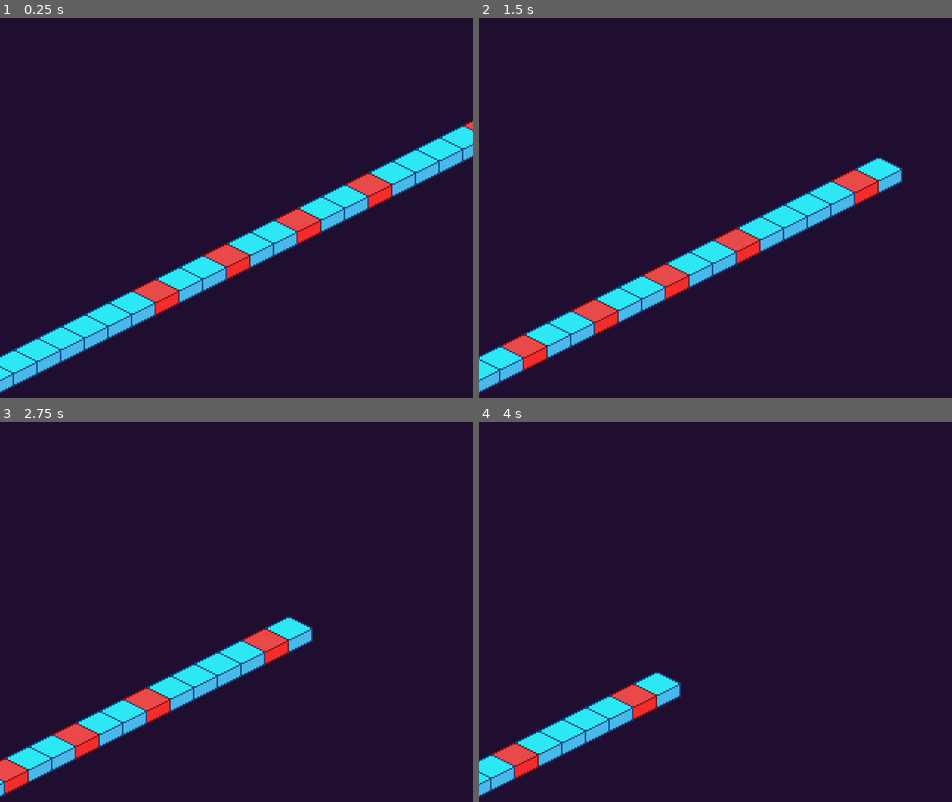
Above: before the commit, frames 1-4 (two rows, left to right).
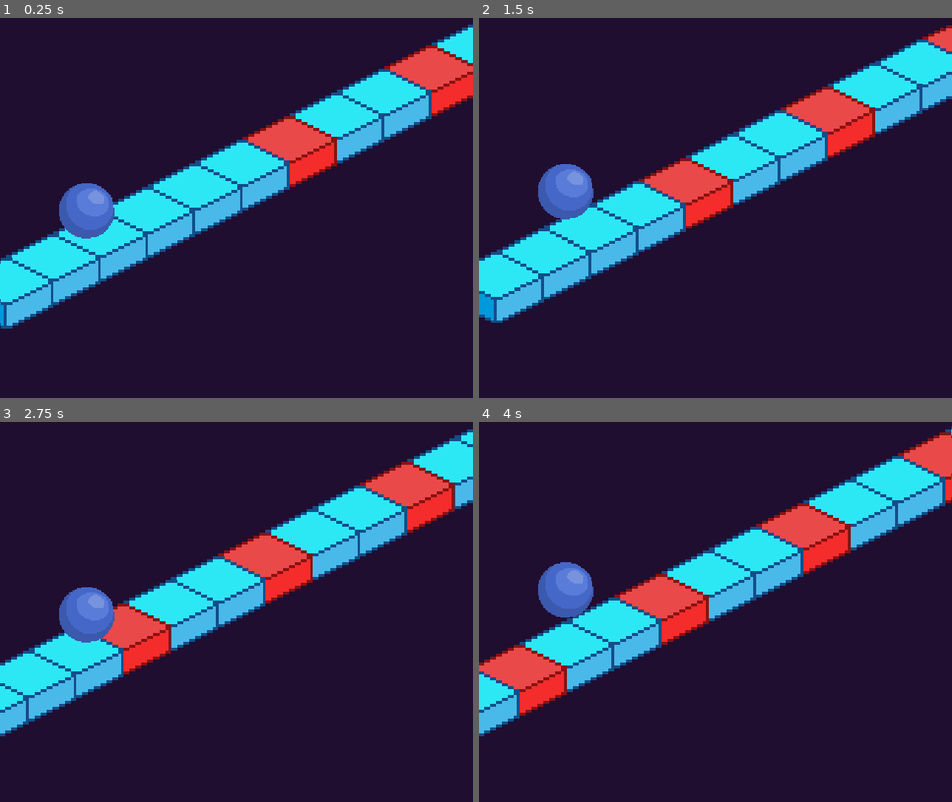
Above: after the commit, the same moments.

Repository: ofknee/tap-tap-tap
Game: Godot game, scene res://scenes/important/game.tscn
The game is run twice, just before and just after one commit, with the same random seed, the same clock (stepped at 60 frames per second) and the same inputs.
Inputs:
- Up to frame 1 (0.25 s): no input
- Up to frame 2 (1.5 s): tap Enter (ui_accept) at 0.5, 0.77 s; hold Right (ui_right) from 0.53 s (still down)
- Up to frame 3 (2.75 s): tap Enter (ui_accept) at 1.52 s; release Right (ui_right) at 2.03 s; hold Left (ui_left) from 2.03 s (still down)
- Up to frame 4 (4 s): release Left (ui_left) at 2.78 s; hold Right (ui_right) from 2.78 s (still down); tap Enter (ui_accept) at 3.02, 3.77 s

The runs differ from the first frame. In frame 1, 30% of the frame differs, in the area x 0-100%, y 1-99%; in frame 2, 29%; in frame 3, 27%; in frame 4, 25%.

Commit message:
major edits, player implemented, scaling, killzone beginnings, began tile map layer killzones

Diff:
--- /dev/null
+++ b/killzone.tscn
@@ -0,0 +1,8 @@
+[gd_scene format=3 uid="uid://cy63vrwb4d4ns"]
+
+[ext_resource type="Script" uid="uid://dp7ah4yt8kpoe" path="res://scenes/killzone.gd" id="1_3brf5"]
+
+[node name="killzone" type="Area2D" unique_id=1663306613]
+script = ExtResource("1_3brf5")
+
+[connection signal="body_entered" from="." to="." method="_on_body_entered"]
--- a/project.godot
+++ b/project.godot
@@ -32,6 +32,38 @@
 "res://scenes/important/": "purple"
 }
 
+[input]
+
+JUMP={
+"deadzone": 0.2,
+"events": [Object(InputEventKey,"resource_local_to_scene":false,"resource_name":"","device":-1,"window_id":0,"alt_pressed":false,"shift_pressed":false,"ctrl_pressed":false,"meta_pressed":false,"pressed":false,"keycode":0,"physical_keycode":32,"key_label":0,"unicode":32,"location":0,"echo":false,"script":null)
+]
+}
+RIGHT={
+"deadzone": 0.2,
+"events": [Object(InputEventKey,"resource_local_to_scene":false,"resource_name":"","device":-1,"window_id":0,"alt_pressed":false,"shift_pressed":false,"ctrl_pressed":false,"meta_pressed":false,"pressed":false,"keycode":0,"physical_keycode":4194321,"key_label":0,"unicode":0,"location":0,"echo":false,"script":null)
+, Object(InputEventKey,"resource_local_to_scene":false,"resource_name":"","device":-1,"window_id":0,"alt_pressed":false,"shift_pressed":false,"ctrl_pressed":false,"meta_pressed":false,"pressed":false,"keycode":0,"physical_keycode":68,"key_label":0,"unicode":68,"location":0,"echo":false,"script":null)
+]
+}
+LEFT={
+"deadzone": 0.2,
+"events": [Object(InputEventKey,"resource_local_to_scene":false,"resource_name":"","device":-1,"window_id":0,"alt_pressed":false,"shift_pressed":false,"ctrl_pressed":false,"meta_pressed":false,"pressed":false,"keycode":0,"physical_keycode":65,"key_label":0,"unicode":65,"location":0,"echo":false,"script":null)
+, Object(InputEventKey,"resource_local_to_scene":false,"resource_name":"","device":-1,"window_id":0,"alt_pressed":false,"shift_pressed":false,"ctrl_pressed":false,"meta_pressed":false,"pressed":false,"keycode":0,"physical_keycode":4194319,"key_label":0,"unicode":0,"location":0,"echo":false,"script":null)
+]
+}
+DOWN={
+"deadzone": 0.2,
+"events": [Object(InputEventKey,"resource_local_to_scene":false,"resource_name":"","device":-1,"window_id":0,"alt_pressed":false,"shift_pressed":false,"ctrl_pressed":false,"meta_pressed":false,"pressed":false,"keycode":0,"physical_keycode":83,"key_label":0,"unicode":115,"location":0,"echo":false,"script":null)
+, Object(InputEventKey,"resource_local_to_scene":false,"resource_name":"","device":-1,"window_id":0,"alt_pressed":false,"shift_pressed":false,"ctrl_pressed":false,"meta_pressed":false,"pressed":false,"keycode":0,"physical_keycode":4194322,"key_label":0,"unicode":0,"location":0,"echo":false,"script":null)
+]
+}
+UP={
+"deadzone": 0.2,
+"events": [Object(InputEventKey,"resource_local_to_scene":false,"resource_name":"","device":-1,"window_id":0,"alt_pressed":false,"shift_pressed":false,"ctrl_pressed":false,"meta_pressed":false,"pressed":false,"keycode":0,"physical_keycode":87,"key_label":0,"unicode":119,"location":0,"echo":false,"script":null)
+, Object(InputEventKey,"resource_local_to_scene":false,"resource_name":"","device":-1,"window_id":0,"alt_pressed":false,"shift_pressed":false,"ctrl_pressed":false,"meta_pressed":false,"pressed":false,"keycode":0,"physical_keycode":4194320,"key_label":0,"unicode":0,"location":0,"echo":false,"script":null)
+]
+}
+
 [physics]
 
 3d/physics_engine="Jolt Physics"
--- a/resources/iso_tile_set.tres
+++ b/resources/iso_tile_set.tres
@@ -7,10 +7,11 @@
 margins = Vector2i(28, 10)
 texture_region_size = Vector2i(32, 32)
 1:0/0 = 0
-1:0/0/physics_layer_0/polygon_0/points = PackedVector2Array(0, -8, -16, 0, 0, 8, 16, 0)
+1:0/0/physics_layer_0/polygon_0/points = PackedVector2Array(6.109168, -4.945416, -9.894073, 3.0529637, 0, 8, 16, 0)
 4:0/0 = 0
 5:0/0 = 0
-5:0/0/physics_layer_1/polygon_0/points = PackedVector2Array(0, -8, -16, 0, 0, 8, 16, 0)
+5:0/0/physics_layer_0/polygon_0/points = PackedVector2Array(6.109168, -4.945416, -9.894073, 3.0529637, 0, 8, 16, 0)
+5:0/0/physics_layer_1/polygon_0/points = PackedVector2Array(5.93342, -5.03329, -10.437946, 2.7810268, 0, 8, 16, 0)
 0:1/0 = 0
 1:1/0 = 0
 2:1/0 = 0
@@ -82,4 +83,6 @@
 tile_size = Vector2i(32, 16)
 physics_layer_0/collision_layer = 1
 physics_layer_1/collision_layer = 2
+custom_data_layer_0/name = "is_killzone"
+custom_data_layer_0/type = 1
 sources/1 = SubResource("TileSetAtlasSource_rynda")
--- a/scenes/important/game.tscn
+++ b/scenes/important/game.tscn
@@ -1,9 +1,34 @@
 [gd_scene format=3 uid="uid://wkur7bfdvfoo"]
 
 [ext_resource type="PackedScene" uid="uid://j28wlyk5oqu2" path="res://scenes/iso/jump_strip.tscn" id="1_uup8x"]
+[ext_resource type="Texture2D" uid="uid://b7ciyxbnwtvme" path="res://assets/sphere.png" id="3_43k1h"]
+[ext_resource type="Script" uid="uid://bhgujarx8u4nd" path="res://scenes/iso/player.gd" id="3_twlvc"]
+[ext_resource type="PackedScene" uid="uid://cy63vrwb4d4ns" path="res://killzone.tscn" id="4_43k1h"]
+
+[sub_resource type="CircleShape2D" id="CircleShape2D_weljr"]
+
+[sub_resource type="WorldBoundaryShape2D" id="WorldBoundaryShape2D_l57lt"]
 
 [node name="game" type="Node2D" unique_id=1528345599]
 
 [node name="JumpStrip" parent="." unique_id=883491700 instance=ExtResource("1_uup8x")]
-position = Vector2(273, 389)
-scale = Vector2(2, 2)
+position = Vector2(479, 172)
+scale = Vector2(4, 4)
+
+[node name="player" type="CharacterBody2D" parent="." unique_id=1696932186]
+position = Vector2(117, 301)
+scale = Vector2(1.5, 1.5)
+script = ExtResource("3_twlvc")
+
+[node name="Sprite2D" type="Sprite2D" parent="player" unique_id=2090611005]
+texture = ExtResource("3_43k1h")
+
+[node name="CollisionShape2D" type="CollisionShape2D" parent="player" unique_id=257669551]
+scale = Vector2(2.0410643, 2.0410643)
+shape = SubResource("CircleShape2D_weljr")
+
+[node name="killzone" parent="." unique_id=1663306613 instance=ExtResource("4_43k1h")]
+position = Vector2(0, 870)
+
+[node name="CollisionShape2D" type="CollisionShape2D" parent="killzone" unique_id=59841531]
+shape = SubResource("WorldBoundaryShape2D_l57lt")
--- a/scenes/iso/jump_strip.gd
+++ b/scenes/iso/jump_strip.gd
@@ -1,5 +1,5 @@
 extends TileMapLayer
-var speed : float = 1
+var speed : float = 0.75
 var spawn_position = Vector2i(1,1)
 
 # Called when the node enters the scene tree for the first time.
--- a/scenes/important/player.gd
+++ b/scenes/iso/player.gd
@@ -1,8 +1,9 @@
 extends CharacterBody2D
 
 
-const SPEED = 300.0
-const JUMP_VELOCITY = -400.0
+const SPEED = 350.0
+const JUMP_VELOCITY = -500.0
+
 
 
 func _physics_process(delta: float) -> void:
@@ -16,10 +17,10 @@
 
 	# Get the input direction and handle the movement/deceleration.
 	# As good practice, you should replace UI actions with custom gameplay actions.
-	var direction := Input.get_axis("ui_left", "ui_right")
-	if direction:
-		velocity.x = direction * SPEED
-	else:
-		velocity.x = move_toward(velocity.x, 0, SPEED)
+	#var direction := Input.get_axis("ui_left", "ui_right")
+	#if direction:
+	#	velocity.x = direction * SPEED
+	#else:
+	#	velocity.x = move_toward(velocity.x, 0, SPEED)
 
 	move_and_slide()
--- /dev/null
+++ b/scenes/killzone.gd
@@ -0,0 +1,7 @@
+extends Area2D
+
+
+
+func _on_body_entered(body: Node2D) -> void:
+	if body.name == "player":
+		get_tree().reload_current_scene()
Renamed: scenes/important/player.gd.uid -> scenes/iso/player.gd.uid
Not shown, added: scenes/killzone.gd.uid
